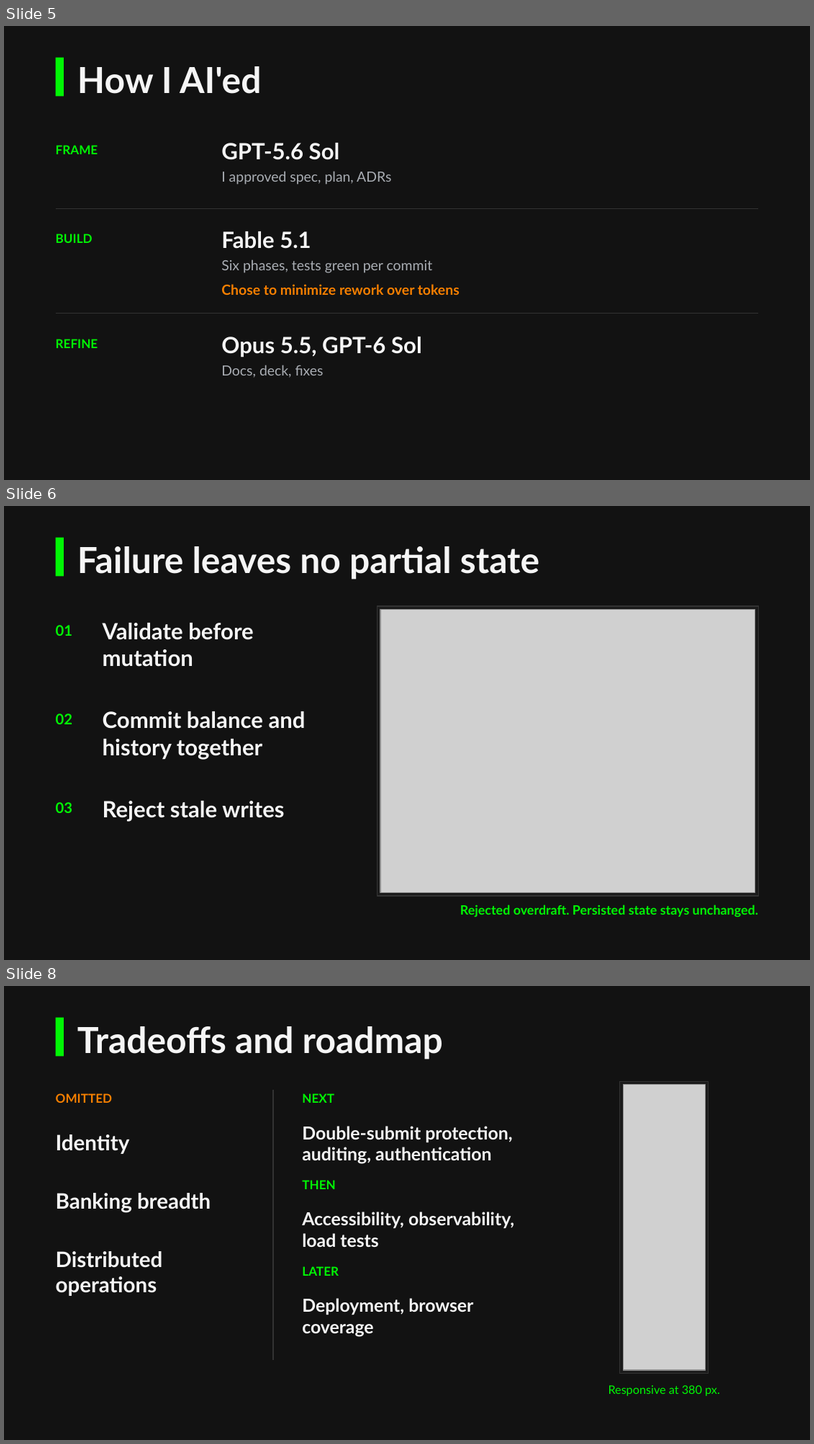
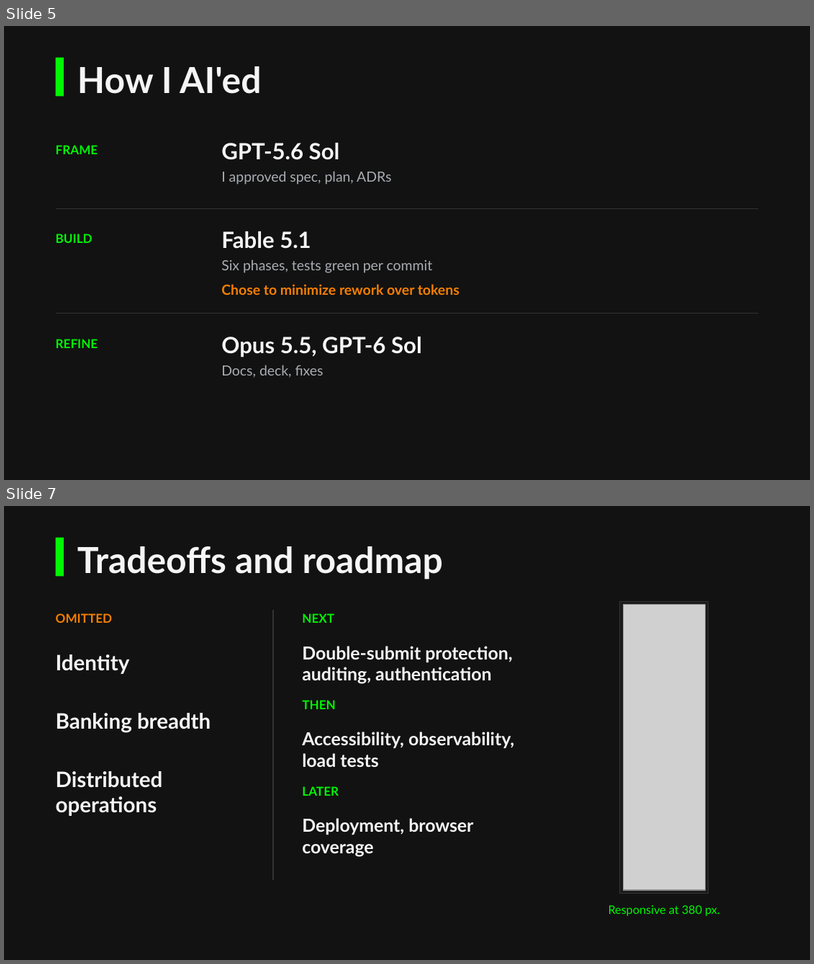
Before and after one commit to johndifini/atm, a slide deck: design/atm-deck.pptx. Shown one above the other, each under a label of ours: slides 5, 6 and 8 before the commit, slides 5 and 7 after it; the slides between them are not shown. The pictures are 814x1444 and 814x964 pixels, drawn with LibreOffice and Linux fonts; fonts in the diff are those of the drawing; grey boxes stand for pictures. Boxes give left, top, right and bottom in pixels: in the first picture for what was removed or moved away, otherwise in the second. Text is boxed around its words. In the diff, an @@ line names an element or a change of style, - is before the commit and + after.

```diff
--- a/design/atm-deck.pptx
+++ b/design/atm-deck.pptx
@@ slide 6 removed at [4,506,810,960], background #121212 @@
@@ rectangle removed at [56,538,64,576] @@
@@ text removed at [77,546,540,579] @@
-Failure leaves no partial state
@@ rectangle removed at [378,606,759,896] @@
@@ picture removed at [381,609,756,892] @@
@@ text removed at [56,625,72,636] @@
-01
@@ text removed at [103,623,254,667] @@
-Validate before mutation
@@ text removed at [56,713,72,724] @@
-02
@@ text removed at [103,711,306,759] @@
-Commit balance and history together
@@ text removed at [56,802,72,813] @@
-03
@@ text removed at [103,800,284,821] @@
-Reject stale writes
@@ text removed at [460,904,759,917] @@
-Rejected overdraft. Persisted state stays unchanged.
@@ what was slide 8 is now slide 7 @@
```
Also in this commit, not shown: 1 slide changed, 2 other files.
